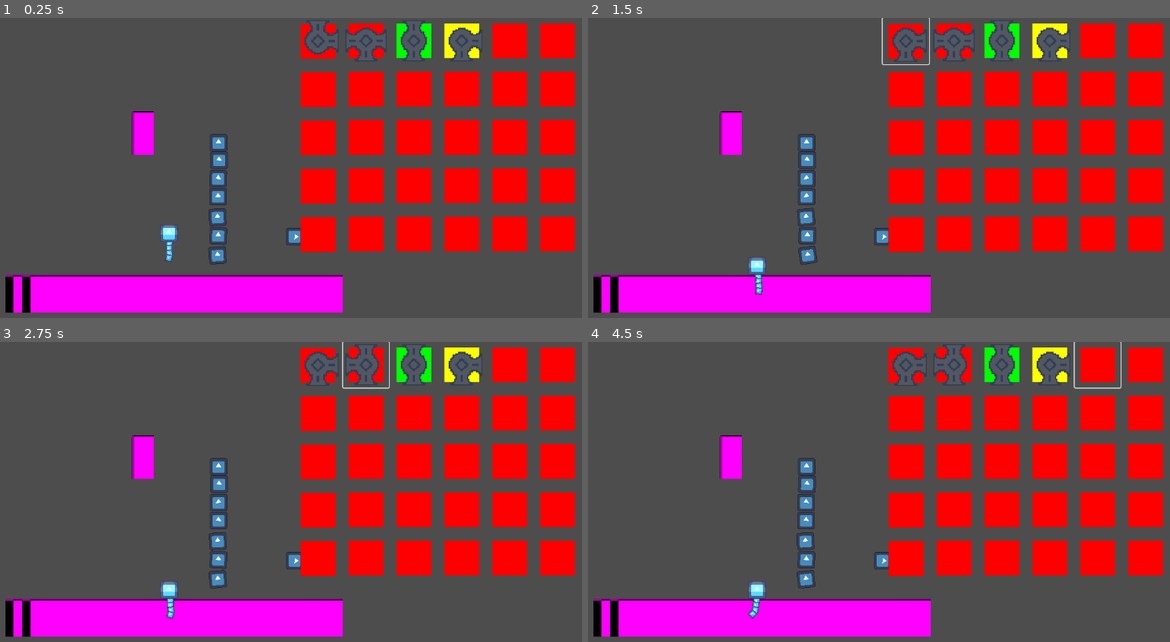
Above: before the commit, frames 1-4 (two rows, left to right).
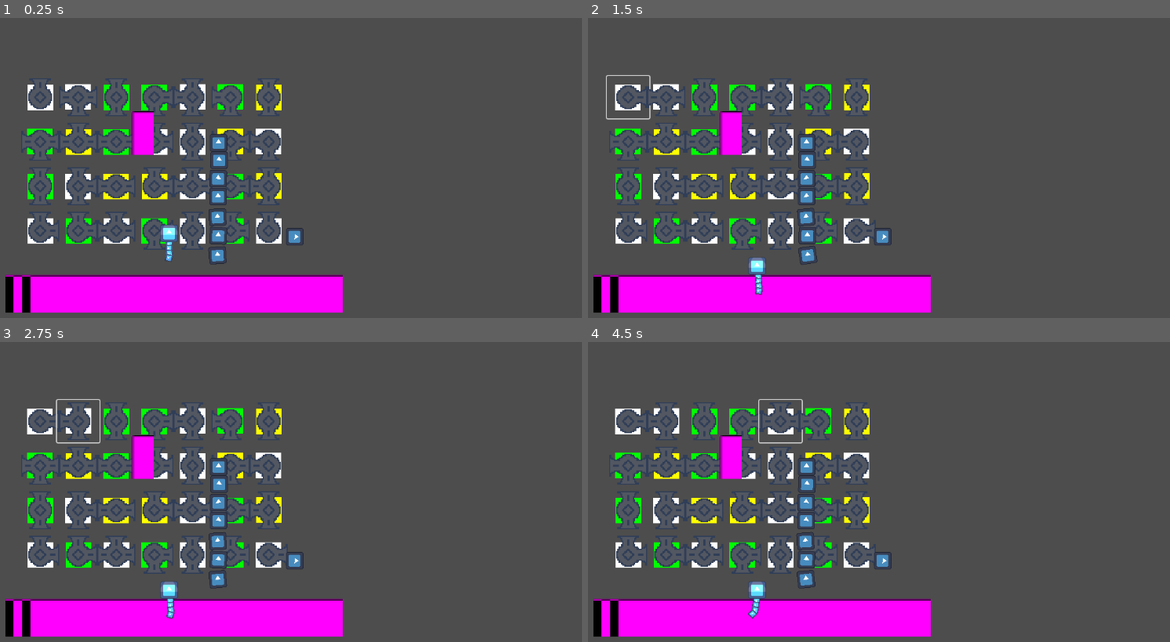
Above: after the commit, the same moments.

Repository: Daniel-M-C/CalgaryHacks2025
Game: Godot game, scene res://World/main_world.tscn
The game is run twice, just before and just after one commit, with the same random seed, the same clock (stepped at 60 frames per second) and the same inputs. The engine's default icon, where the game draws it, is replaced by a stand-in: a white triangle on a blue panel in a dark square.
Inputs (mouse positions are in pixels of both pictures, inside the frame that each line leads up to; where the layout moved, square brackets give the same spot in the first picture):
- Up to frame 1 (0.25 s): no input
- Up to frame 2 (1.5 s): click (855, 231) [1146, 234] at 0.5 s; click (628, 96) [908, 42] at 1.25 s
- Up to frame 3 (2.75 s): click (75, 420) [366, 366] at 2 s
- Up to frame 4 (4.5 s): click (704, 420) [1001, 366] at 2.75 s; click (745, 420) [1047, 366] at 3.5 s; click (780, 420) [1100, 366] at 4.25 s

The runs differ from the first frame. In frame 1, 26% of the frame differs, in the area x 3-99%, y 0-79%; in frame 2, 27%; in frame 3, 27%; in frame 4, 27%.

Commit message:
Filling in pipes puzzle

Diff:
--- a/World/InteractibleObjects/draggable_platform.gd
+++ b/World/InteractibleObjects/draggable_platform.gd
@@ -71,38 +71,39 @@
 	pass
 
 func _process(delta):
+	if not Engine.is_editor_hint():
 
-	# only want to do stuff if the mouse is in the shape.
-	if is_mouse_in_shape or has_drag_started:
+		# only want to do stuff if the mouse is in the shape.
+		if is_mouse_in_shape or has_drag_started:
 
 
-		if Input.is_action_just_pressed("mouse_1" ):
-			has_drag_started = true
-			drag_start_position = get_global_mouse_position()
+			if Input.is_action_just_pressed("mouse_1" ):
+				has_drag_started = true
+				drag_start_position = get_global_mouse_position()
 
 
-		if Input.is_action_pressed("mouse_1") and has_drag_started:
-			# use ? depends on if we want a reset.
-			# self_start_position - (drag_start_position - get_global_mouse_position())
+			if Input.is_action_pressed("mouse_1") and has_drag_started:
+				# use ? depends on if we want a reset.
+				# self_start_position - (drag_start_position - get_global_mouse_position())
 
-			# this cancels out, but it might be useful later if we want to slow the
-			# platforms down or smth, we can do a multiplier on the position??
-			global_position = global_position.move_toward(
-												get_global_mouse_position().clamp(
-																			# This is an offset, so it has to be clamped
-																			# to the offset from the start pos
-																			self_start_position + Vector2(min_x,min_y),
-																			self_start_position + Vector2(max_x,max_y) ),
-												move_speed * delta)
+				# this cancels out, but it might be useful later if we want to slow the
+				# platforms down or smth, we can do a multiplier on the position??
+				global_position = global_position.move_toward(
+													get_global_mouse_position().clamp(
+																				# This is an offset, so it has to be clamped
+																				# to the offset from the start pos
+																				self_start_position + Vector2(min_x,min_y),
+																				self_start_position + Vector2(max_x,max_y) ),
+													move_speed * delta)
 
-			if lock_x:
-				global_position.x = self_start_position.x
+				if lock_x:
+					global_position.x = self_start_position.x
 
-			if lock_y:
-				global_position.y = self_start_position.y
-		if Input.is_action_just_released("mouse_1"):
-			has_drag_started = false
+				if lock_y:
+					global_position.y = self_start_position.y
+			if Input.is_action_just_released("mouse_1"):
+				has_drag_started = false
 
-	if not has_drag_started:
-		global_position = global_position.move_toward(self_start_position, delta * return_speed)
-		pass
+		if not has_drag_started:
+			global_position = global_position.move_toward(self_start_position, delta * return_speed)
+			pass
--- a/World/InteractibleObjects/pipe_puzzle.tscn
+++ b/World/InteractibleObjects/pipe_puzzle.tscn
@@ -1,44 +1,46 @@
-[gd_scene load_steps=6 format=3 uid="uid://bl62rm785ghlx"]
+[gd_scene load_steps=7 format=3 uid="uid://bl62rm785ghlx"]
 
 [ext_resource type="Script" uid="uid://bikemwu0il4v5" path="res://World/InteractibleObjects/pipe_puzzle.gd" id="1_5vxyr"]
 [ext_resource type="PackedScene" uid="uid://c8bp1lii36kv7" path="res://World/InteractibleObjects/pipe_section.tscn" id="1_g2en0"]
 [ext_resource type="Texture2D" uid="uid://bypnoxry33osw" path="res://Assets/Environment/pipe_two_together.png" id="2_0jhvd"]
 [ext_resource type="Texture2D" uid="uid://b31mw7g6fypbs" path="res://Assets/Environment/pipe_t.png" id="2_3h88w"]
 [ext_resource type="Texture2D" uid="uid://pbf6b5olci6q" path="res://Assets/Environment/pipe_two_straight.png" id="4_5vxyr"]
-
-[node name="PipePuzzle" type="GridContainer" node_paths=PackedStringArray("start_pipe")]
+[ext_resource type="Texture2D" uid="uid://1q7frfe6bdxn" path="res://Assets/Environment/pipe_one.png" id="6_igqeh"]
+
+[node name="PipePuzzle" type="GridContainer" node_paths=PackedStringArray("start_pipe", "end_pipe")]
+z_index = -2
 anchors_preset = -1
-anchor_left = 0.544
-anchor_right = 1.0
-anchor_bottom = 1.0
+anchor_left = 0.104
+anchor_top = 0.214
+anchor_right = 0.537
+anchor_bottom = 0.615
 offset_left = -2.43201
 offset_right = -2.43201
 grow_horizontal = 0
 grow_vertical = 2
 size_flags_horizontal = 12
-columns = 6
+theme_override_constants/h_separation = -8
+columns = 7
 script = ExtResource("1_5vxyr")
 start_pipe = NodePath("PipeSection0")
+end_pipe = NodePath("PipeSection30")
 
 [node name="PipeSection0" parent="." instance=ExtResource("1_g2en0")]
-custom_minimum_size = Vector2(0, 85)
-layout_mode = 2
-icon = ExtResource("2_0jhvd")
-color = 0
-default_used_ports = Array[bool]([true, true, false, false])
-pipe_type = 1
+custom_minimum_size = Vector2(0, 78)
+layout_mode = 2
+icon = ExtResource("6_igqeh")
+default_used_ports = Array[bool]([true, false, false, false])
 
 [node name="PipeSection2" parent="." instance=ExtResource("1_g2en0")]
-custom_minimum_size = Vector2(0, 84)
-layout_mode = 2
-icon = ExtResource("2_3h88w")
-color = 0
+custom_minimum_size = Vector2(0, 78)
+layout_mode = 2
+icon = ExtResource("2_3h88w")
 default_used_ports = Array[bool]([false, true, true, true])
 pipe_type = 3
 starting_rotation = 2
 
 [node name="PipeSection3" parent="." instance=ExtResource("1_g2en0")]
-custom_minimum_size = Vector2(0, 84)
+custom_minimum_size = Vector2(0, 78)
 layout_mode = 2
 icon = ExtResource("4_5vxyr")
 color = 1
@@ -46,140 +48,219 @@
 pipe_type = 2
 
 [node name="PipeSection4" parent="." instance=ExtResource("1_g2en0")]
-custom_minimum_size = Vector2(0, 84)
-layout_mode = 2
-icon = ExtResource("2_0jhvd")
-color = 2
+custom_minimum_size = Vector2(0, 78)
+layout_mode = 2
+icon = ExtResource("2_0jhvd")
+color = 1
 default_used_ports = Array[bool]([true, false, false, true])
 pipe_type = 1
 starting_rotation = 1
 
 [node name="PipeSection5" parent="." instance=ExtResource("1_g2en0")]
-custom_minimum_size = Vector2(0, 84)
-layout_mode = 2
-color = 0
+custom_minimum_size = Vector2(0, 78)
+layout_mode = 2
+icon = ExtResource("2_3h88w")
+default_used_ports = Array[bool]([true, true, true, false])
+pipe_type = 3
+starting_rotation = 3
 
 [node name="PipeSection6" parent="." instance=ExtResource("1_g2en0")]
-custom_minimum_size = Vector2(0, 84)
-layout_mode = 2
-color = 0
+custom_minimum_size = Vector2(0, 78)
+layout_mode = 2
+icon = ExtResource("2_0jhvd")
+color = 1
+default_used_ports = Array[bool]([false, false, true, true])
+pipe_type = 1
+starting_rotation = 2
 
 [node name="PipeSection7" parent="." instance=ExtResource("1_g2en0")]
-custom_minimum_size = Vector2(0, 85)
-layout_mode = 2
-color = 0
+custom_minimum_size = Vector2(0, 78)
+layout_mode = 2
+icon = ExtResource("4_5vxyr")
+color = 2
+default_used_ports = Array[bool]([true, false, true, false])
+pipe_type = 2
 
 [node name="PipeSection8" parent="." instance=ExtResource("1_g2en0")]
-custom_minimum_size = Vector2(0, 84)
-layout_mode = 2
-color = 0
+custom_minimum_size = Vector2(0, 78)
+layout_mode = 2
+icon = ExtResource("2_3h88w")
+color = 1
+default_used_ports = Array[bool]([false, true, true, true])
+pipe_type = 3
+starting_rotation = 2
 
 [node name="PipeSection9" parent="." instance=ExtResource("1_g2en0")]
-custom_minimum_size = Vector2(0, 84)
-layout_mode = 2
-color = 0
+custom_minimum_size = Vector2(0, 78)
+layout_mode = 2
+icon = ExtResource("2_3h88w")
+color = 2
+default_used_ports = Array[bool]([true, true, false, true])
+pipe_type = 3
 
 [node name="PipeSection10" parent="." instance=ExtResource("1_g2en0")]
-custom_minimum_size = Vector2(0, 84)
-layout_mode = 2
-color = 0
+custom_minimum_size = Vector2(0, 78)
+layout_mode = 2
+icon = ExtResource("4_5vxyr")
+color = 1
+default_used_ports = Array[bool]([false, true, false, true])
+pipe_type = 2
+starting_rotation = 1
 
 [node name="PipeSection11" parent="." instance=ExtResource("1_g2en0")]
-custom_minimum_size = Vector2(0, 84)
-layout_mode = 2
-color = 0
+custom_minimum_size = Vector2(0, 78)
+layout_mode = 2
+icon = ExtResource("2_0jhvd")
+default_used_ports = Array[bool]([true, true, false, false])
+pipe_type = 1
 
 [node name="PipeSection12" parent="." instance=ExtResource("1_g2en0")]
-custom_minimum_size = Vector2(0, 84)
-layout_mode = 2
-color = 0
+custom_minimum_size = Vector2(0, 78)
+layout_mode = 2
+icon = ExtResource("4_5vxyr")
+default_used_ports = Array[bool]([true, false, true, false])
+pipe_type = 2
 
 [node name="PipeSection13" parent="." instance=ExtResource("1_g2en0")]
-custom_minimum_size = Vector2(0, 85)
-layout_mode = 2
-color = 0
+custom_minimum_size = Vector2(0, 78)
+layout_mode = 2
+icon = ExtResource("2_3h88w")
+color = 2
+default_used_ports = Array[bool]([false, true, true, true])
+pipe_type = 3
+starting_rotation = 2
 
 [node name="PipeSection14" parent="." instance=ExtResource("1_g2en0")]
-custom_minimum_size = Vector2(0, 84)
-layout_mode = 2
-color = 0
+custom_minimum_size = Vector2(0, 78)
+layout_mode = 2
+icon = ExtResource("2_0jhvd")
+default_used_ports = Array[bool]([false, false, true, true])
+pipe_type = 1
+starting_rotation = 2
 
 [node name="PipeSection15" parent="." instance=ExtResource("1_g2en0")]
-custom_minimum_size = Vector2(0, 84)
-layout_mode = 2
-color = 0
+custom_minimum_size = Vector2(0, 78)
+layout_mode = 2
+icon = ExtResource("4_5vxyr")
+color = 1
+default_used_ports = Array[bool]([true, false, true, false])
+pipe_type = 2
 
 [node name="PipeSection16" parent="." instance=ExtResource("1_g2en0")]
-custom_minimum_size = Vector2(0, 84)
-layout_mode = 2
-color = 0
+custom_minimum_size = Vector2(0, 78)
+layout_mode = 2
+icon = ExtResource("2_3h88w")
+default_used_ports = Array[bool]([true, false, true, true])
+pipe_type = 3
+starting_rotation = 1
 
 [node name="PipeSection17" parent="." instance=ExtResource("1_g2en0")]
-custom_minimum_size = Vector2(0, 84)
-layout_mode = 2
-color = 0
+custom_minimum_size = Vector2(0, 78)
+layout_mode = 2
+icon = ExtResource("4_5vxyr")
+color = 2
+default_used_ports = Array[bool]([false, true, false, true])
+pipe_type = 2
+starting_rotation = 1
 
 [node name="PipeSection18" parent="." instance=ExtResource("1_g2en0")]
-custom_minimum_size = Vector2(0, 84)
-layout_mode = 2
-color = 0
+custom_minimum_size = Vector2(0, 78)
+layout_mode = 2
+icon = ExtResource("2_0jhvd")
+color = 2
+default_used_ports = Array[bool]([true, true, false, false])
+pipe_type = 1
 
 [node name="PipeSection19" parent="." instance=ExtResource("1_g2en0")]
-custom_minimum_size = Vector2(0, 85)
-layout_mode = 2
-color = 0
+custom_minimum_size = Vector2(0, 78)
+layout_mode = 2
+icon = ExtResource("2_3h88w")
+default_used_ports = Array[bool]([true, true, false, true])
+pipe_type = 3
 
 [node name="PipeSection20" parent="." instance=ExtResource("1_g2en0")]
-custom_minimum_size = Vector2(0, 84)
-layout_mode = 2
-color = 0
+custom_minimum_size = Vector2(0, 78)
+layout_mode = 2
+icon = ExtResource("4_5vxyr")
+color = 1
+default_used_ports = Array[bool]([false, true, false, true])
+pipe_type = 2
+starting_rotation = 1
 
 [node name="PipeSection21" parent="." instance=ExtResource("1_g2en0")]
-custom_minimum_size = Vector2(0, 84)
-layout_mode = 2
-color = 0
+custom_minimum_size = Vector2(0, 78)
+layout_mode = 2
+icon = ExtResource("2_3h88w")
+color = 2
+default_used_ports = Array[bool]([true, true, true, false])
+pipe_type = 3
+starting_rotation = 3
 
 [node name="PipeSection22" parent="." instance=ExtResource("1_g2en0")]
-custom_minimum_size = Vector2(0, 84)
-layout_mode = 2
-color = 0
+custom_minimum_size = Vector2(0, 78)
+layout_mode = 2
+icon = ExtResource("2_0jhvd")
+default_used_ports = Array[bool]([true, true, false, false])
+pipe_type = 1
 
 [node name="PipeSection23" parent="." instance=ExtResource("1_g2en0")]
-custom_minimum_size = Vector2(0, 84)
-layout_mode = 2
-color = 0
+custom_minimum_size = Vector2(0, 78)
+layout_mode = 2
+icon = ExtResource("2_0jhvd")
+color = 1
+default_used_ports = Array[bool]([true, true, false, false])
+pipe_type = 1
 
 [node name="PipeSection24" parent="." instance=ExtResource("1_g2en0")]
-custom_minimum_size = Vector2(0, 84)
-layout_mode = 2
-color = 0
+custom_minimum_size = Vector2(0, 78)
+layout_mode = 2
+icon = ExtResource("2_3h88w")
+default_used_ports = Array[bool]([true, true, false, true])
+pipe_type = 3
 
 [node name="PipeSection25" parent="." instance=ExtResource("1_g2en0")]
-custom_minimum_size = Vector2(0, 85)
-layout_mode = 2
-color = 0
+custom_minimum_size = Vector2(0, 78)
+layout_mode = 2
+icon = ExtResource("2_0jhvd")
+color = 1
+default_used_ports = Array[bool]([true, false, false, true])
+pipe_type = 1
+starting_rotation = 1
 
 [node name="PipeSection26" parent="." instance=ExtResource("1_g2en0")]
-custom_minimum_size = Vector2(0, 84)
-layout_mode = 2
-color = 0
+custom_minimum_size = Vector2(0, 78)
+layout_mode = 2
+icon = ExtResource("4_5vxyr")
+default_used_ports = Array[bool]([true, false, true, false])
+pipe_type = 2
 
 [node name="PipeSection27" parent="." instance=ExtResource("1_g2en0")]
-custom_minimum_size = Vector2(0, 84)
-layout_mode = 2
-color = 0
+custom_minimum_size = Vector2(0, 78)
+layout_mode = 2
+icon = ExtResource("2_3h88w")
+color = 1
+default_used_ports = Array[bool]([true, true, false, true])
+pipe_type = 3
 
 [node name="PipeSection28" parent="." instance=ExtResource("1_g2en0")]
-custom_minimum_size = Vector2(0, 84)
-layout_mode = 2
-color = 0
+visible = false
+custom_minimum_size = Vector2(0, 78)
+layout_mode = 2
+icon = ExtResource("4_5vxyr")
+default_used_ports = Array[bool]([true, false, true, false])
+pipe_type = 2
 
 [node name="PipeSection29" parent="." instance=ExtResource("1_g2en0")]
-custom_minimum_size = Vector2(0, 84)
-layout_mode = 2
-color = 0
+visible = false
+custom_minimum_size = Vector2(0, 78)
+layout_mode = 2
+icon = ExtResource("2_0jhvd")
+color = 2
+default_used_ports = Array[bool]([true, true, false, false])
+pipe_type = 1
 
 [node name="PipeSection30" parent="." instance=ExtResource("1_g2en0")]
-custom_minimum_size = Vector2(0, 84)
-layout_mode = 2
-color = 0
+custom_minimum_size = Vector2(0, 78)
+layout_mode = 2
+icon = ExtResource("6_igqeh")
+default_used_ports = Array[bool]([true, false, false, false])
--- a/World/InteractibleObjects/pipe_section.tscn
+++ b/World/InteractibleObjects/pipe_section.tscn
@@ -24,7 +24,6 @@
 flat = true
 expand_icon = true
 script = ExtResource("2_dqvcp")
-color = null
 
 [node name="FullIndicator" type="TextureRect" parent="."]
 visible = false
@@ -48,6 +47,7 @@
 grow_horizontal = 2
 grow_vertical = 2
 texture = SubResource("GradientTexture2D_lxmeo")
+expand_mode = 3
 
 [connection signal="pressed" from="." to="." method="_on_pressed"]
 [connection signal="resized" from="." to="." method="_on_resized"]
--- a/World/main_world.tscn
+++ b/World/main_world.tscn
@@ -29,5 +29,25 @@
 flow_puzzle = NodePath("../CanvasLayer/PipePuzzle")
 
 [node name="CanvasLayer" type="CanvasLayer" parent="."]
+layer = -2
 
 [node name="PipePuzzle" parent="CanvasLayer" instance=ExtResource("5_8rdcw")]
+
+[node name="JumpingLevel" type="Node2D" parent="."]
+
+[node name="Start" type="Marker2D" parent="JumpingLevel"]
+position = Vector2(1154, 191)
+gizmo_extents = 461.5
+
+[node name="End" type="Marker2D" parent="JumpingLevel"]
+position = Vector2(2306, 197)
+gizmo_extents = 456.6
+
+[node name="DraggablePlatform" parent="JumpingLevel" instance=ExtResource("1_16qqv")]
+position = Vector2(1400, 550)
+
+[node name="DraggablePlatform2" parent="JumpingLevel" instance=ExtResource("1_16qqv")]
+position = Vector2(1600, 550)
+
+[node name="DraggablePlatform3" parent="JumpingLevel" instance=ExtResource("1_16qqv")]
+position = Vector2(1800, 550)
